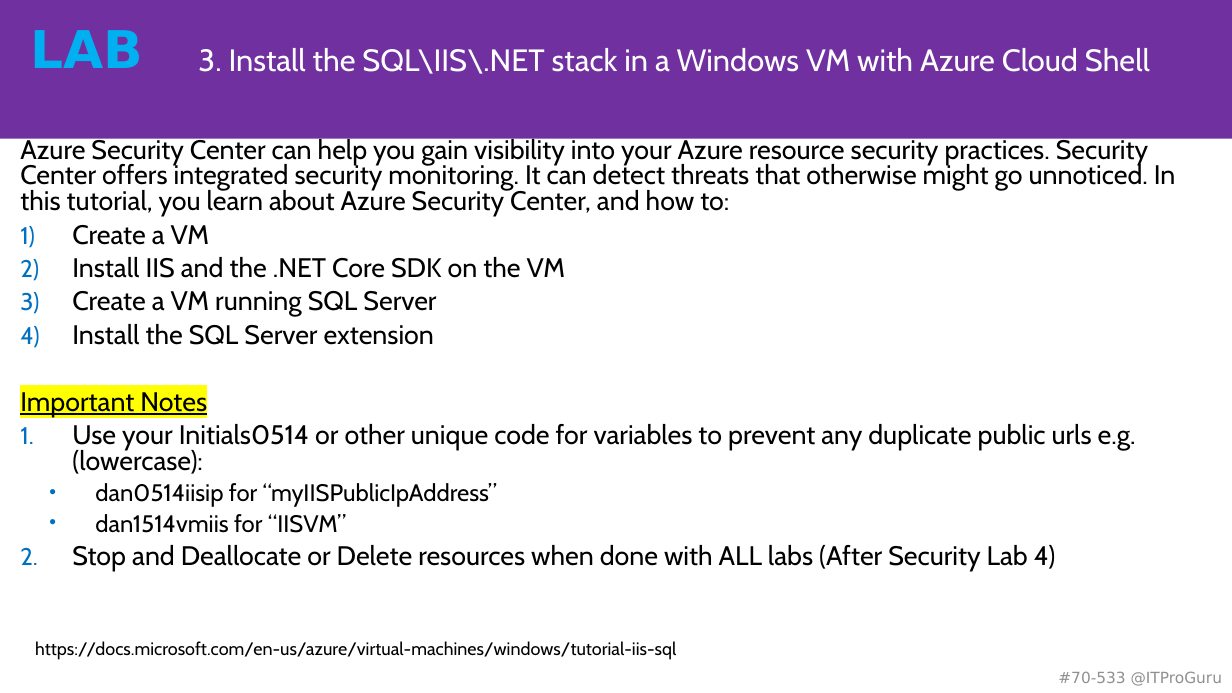
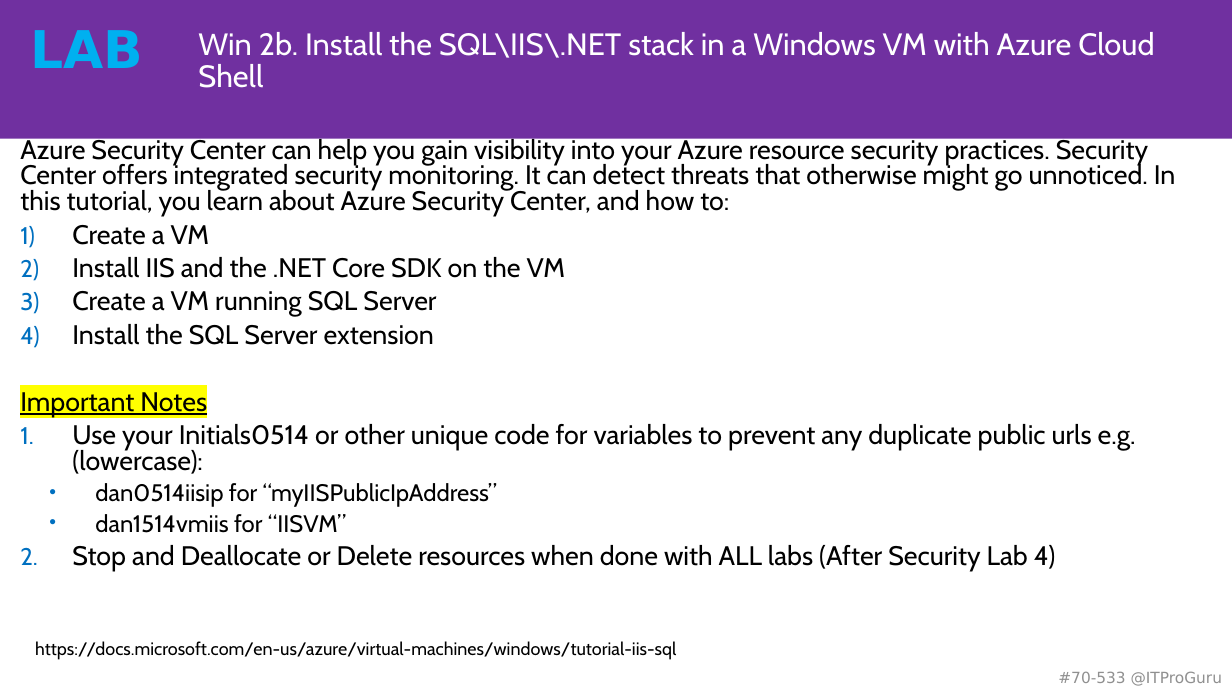
Before and after one commit to guruskill/70-535, a slide deck: slide 15 of Labs/70-535-00-Labs.pptx. Drawn at 1232x693 pixels with LibreOffice and Linux fonts; fonts in the diff are those of the drawing. Boxes give left, top, right and bottom in pixels: in the first picture for what was removed or moved away, otherwise in the second. Text is boxed around its words. In the diff, an @@ line names an element or a change of style, - is before the commit and + after.

```diff
--- a/Labs/70-535-00-Labs.pptx
+++ b/Labs/70-535-00-Labs.pptx
@@ title at bbox=[198, 32, 1154, 88]: text changed @@
-3. Install the SQL\IIS\.NET stack in a Windows VM with Azure Cloud Shell
+Win 2b. Install the SQL\IIS\.NET stack in a Windows VM with Azure Cloud Shell
```
Also in this commit, not shown: 9 other slides changed, 5 slides added, 3 slides removed.
